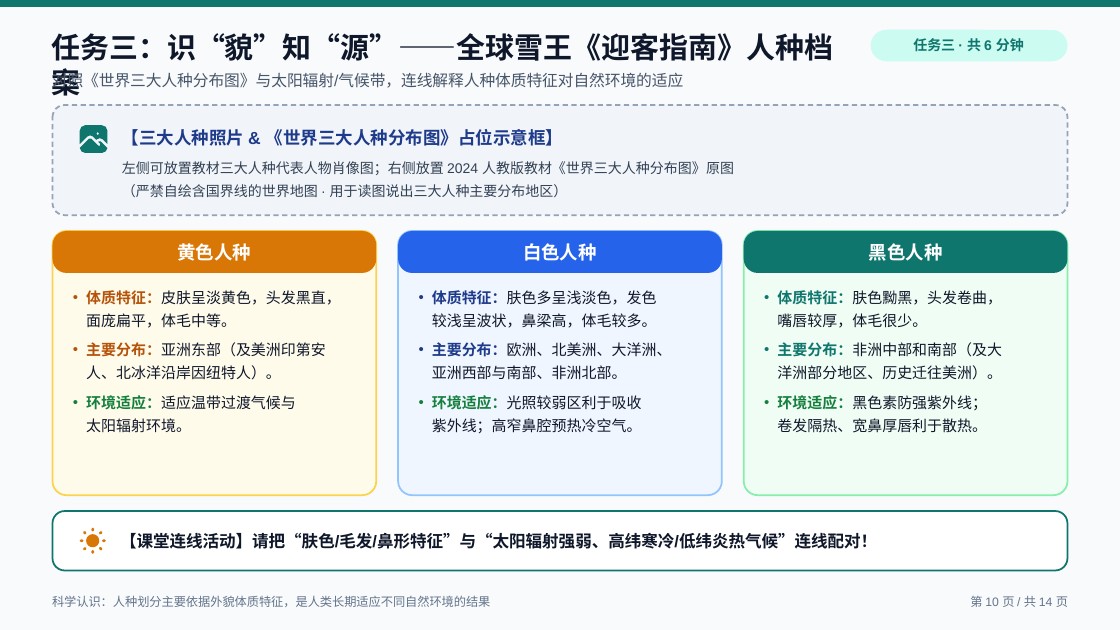
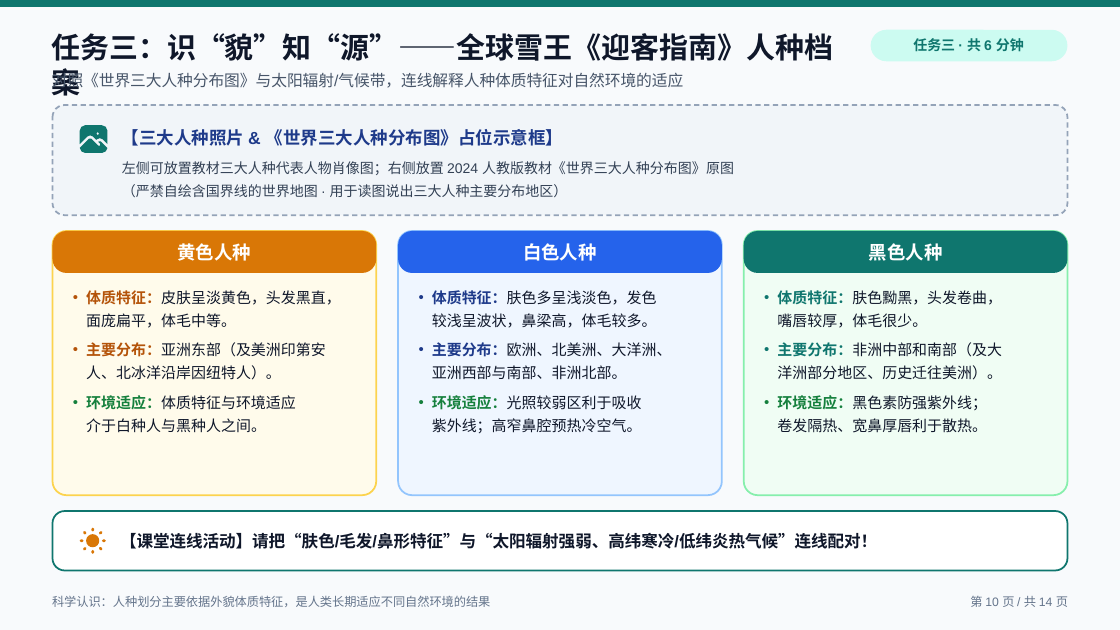
Before and after one commit to brruuceli-nn/classmate, a slide deck: slide 10 of 备课输出/地理_人口与人种/04_课件/人口与人种_借班公开课_初版.pptx. Drawn at 1120x630 pixels with LibreOffice and Linux fonts; fonts in the diff are those of the drawing. Boxes give left, top, right and bottom in pixels: in the first picture for what was removed or moved away, otherwise in the second. Text is boxed around its words. In the diff, an @@ line names an element or a change of style, - is before the commit and + after.

```diff
--- a/备课输出/地理_人口与人种/04_课件/人口与人种_借班公开课_初版.pptx
+++ b/备课输出/地理_人口与人种/04_课件/人口与人种_借班公开课_初版.pptx
@@ text at [86,395,296,433]: text changed @@
-• 环境适应：适应温带过渡气候与
-  太阳辐射环境。
+• 环境适应：体质特征与环境适应
+  介于白种人与黑种人之间。
```
Also in this commit, not shown: 4 other slides changed, 41 other files.
